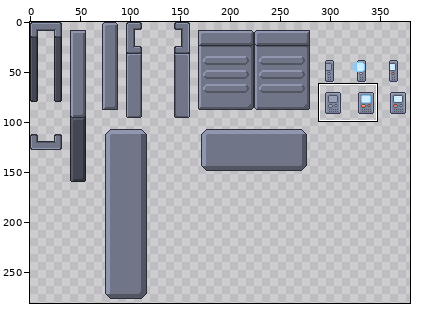
Pixel-art file: Assets/_Project/art/Sprites/Environment/Test/AseDoors1.aseprite. The picture above shows the old version from afar; the outline marks the close-up.
Close-up. As it was:
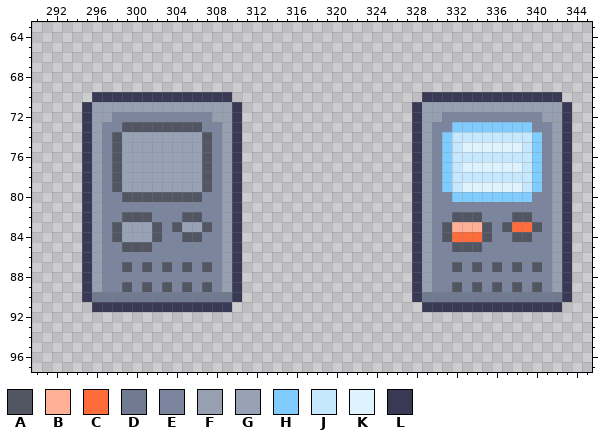
512x512 pixels, 1 frame. Colours within 5 levels of each other are drawn and written as one. Shown: x 290..345, y 63..97. The wide view leaves out empty margins.
Visible layers, top first: "Layer 2", "Layer 1".
Palette (. is transparent): A #525663  B #ffb096  C #ff6c3b  D #707b91  E #7b869e  F #97a0b1  G #97a2b7  H #80ccff  J #c5e8ff  K #dff3ff  L #393955
Pixels before, first column x 295:
70 .LLLLLLLLLLLLLL...................LLLLLLLLLLLLLL.
71 LFFFFFFFFFFFFFFL.................LFFFFFFFFFFFFFFL
72 LFFEEEEEEEEEEFFL.................LFFEEEEEEEEEEFFL
73 LFEEAAAAAAAAEEFL.................LFEEHHHHHHHHEEFL
74 LFEAGGGGGGGGAEFL.................LFEHJJJJJJJJHEFL
75 LFEAGGGGGGGGAEFL.................LFEHJKKKKKKJHEFL
76 LFEAGGGGGGGGAEFL.................LFEHJJJJJJJJHEFL
77 LFEAGGGGGGGGAEFL.................LFEHJKKKKKKJHEFL
78 LFEAGGGGGGGGAEFL.................LFEHJJJJJJJJHEFL
79 LFEAGGGGGGGGAEFL.................LFEHJKKKKKKJHEFL
80 LFEEAAAAAAAAEEFL.................LFEEHHHHHHHHEEFL
81 LFEEEEEEEEEEEEFL.................LFEEEEEEEEEEEEFL
82 LFEEAAAEEEAAEEFL.................LFEEAAAEEEAAEEFL
83 LFEAGGGAEAGGAEFL.................LFEABBBAEACCAEFL
84 LFEAGGGAEEAAEEFL.................LFEACCCAEEAAEEFL
85 LFEEAAAEEEEEEEFL.................LFEEAAAEEEEEEEFL
86 LFEEEEEEEEEEEEFL.................LFEEEEEEEEEEEEFL
87 LFEEAEAEAEAEAEFL.................LFEEAEAEAEAEAEFL
88 LFEEEEEEEEEEEEFL.................LFEEEEEEEEEEEEFL
89 LFEEAEAEAEAEAEFL.................LFEEAEAEAEAEAEFL
90 LDDDDDDDDDDDDDDL.................LDDDDDDDDDDDDDDL
91 .LLLLLLLLLLLLLL...................LLLLLLLLLLLLLL.
Once edited:
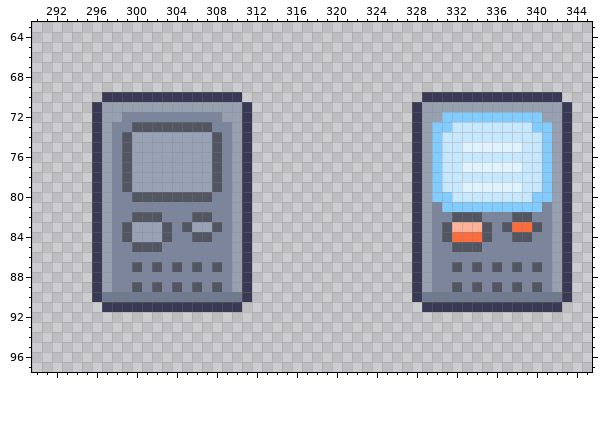
Diff:
Changed rows in their new state; - is an unchanged pixel.
Layer "Layer 1":
first column x 295:
70 -.-------------L-------------------------------
71 .L-------------FL------------------------------
72 .L-F---------E-FL-------------------HHHHHHHHHH-
73 .LF-E-------A-EFL------------------HHJJJJJJJJHH
74 .LFEA-------GAEFL------------------HJ--------JH
75 .LFEA-------GAEFL------------------HJ--------JH
76 .LFEA-------GAEFL------------------HJ--------JH
77 .LFEA-------GAEFL------------------HJ--------JH
78 .LFEA-------GAEFL------------------HJ--------JH
79 .LFEA-------GAEFL------------------HJ--------JH
80 .LF-E-------A-EFL------------------HHJJJJJJJJHH
81 .LF-----------EFL-------------------HHHHHHHHHH-
82 .LF-E--A--E-A-EFL------------------------------
83 .LFEA--GAEA-GAEFL------------------------------
84 .LFEA--GA-E-A-EFL------------------------------
85 .LF-E--A------EFL------------------------------
86 .LF-----------EFL------------------------------
87 .LF-EAEAEAEAEAEFL------------------------------
88 .LF-----------EFL------------------------------
89 .LF-EAEAEAEAEAEFL------------------------------
90 .L-------------DL------------------------------
91 -.-------------L-------------------------------
